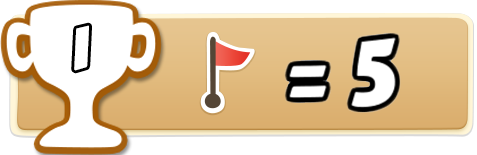
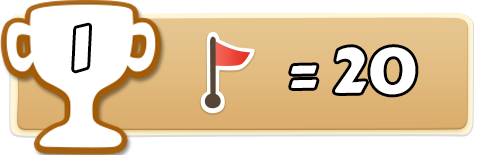
Layers edited between the first and the second 477px x 155px image:
added layer "= 20" above "1" over left=291, top=47, right=416, bottom=95
hid "레이어 9" over left=284, top=32, right=401, bottom=113
